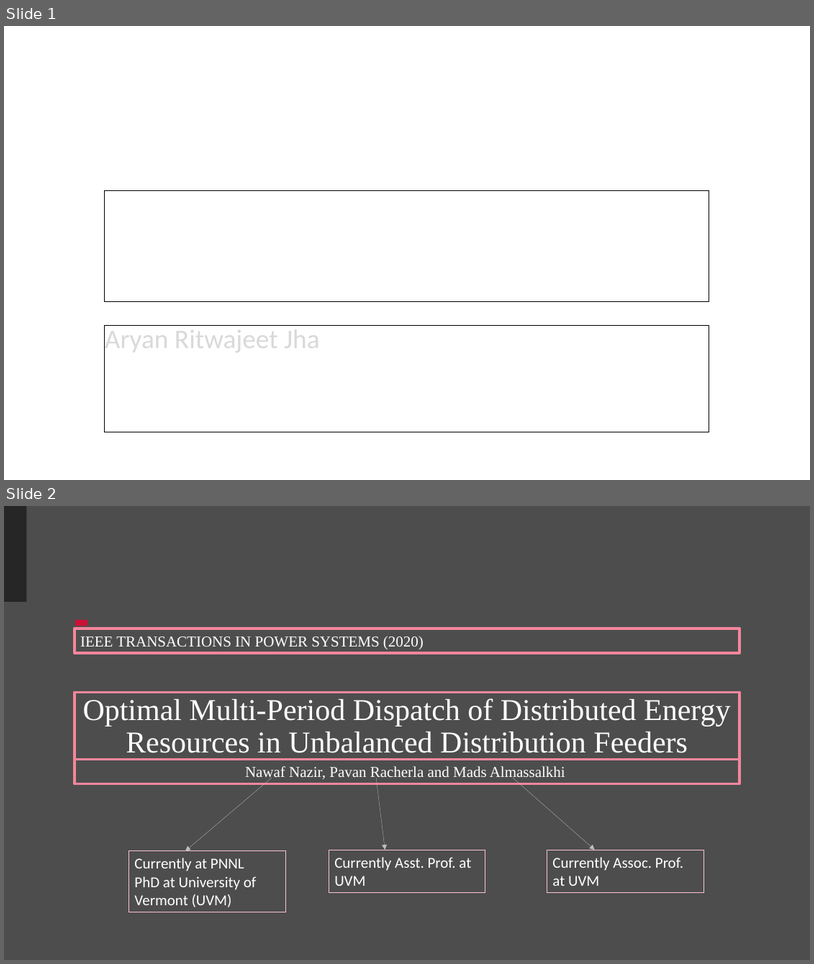
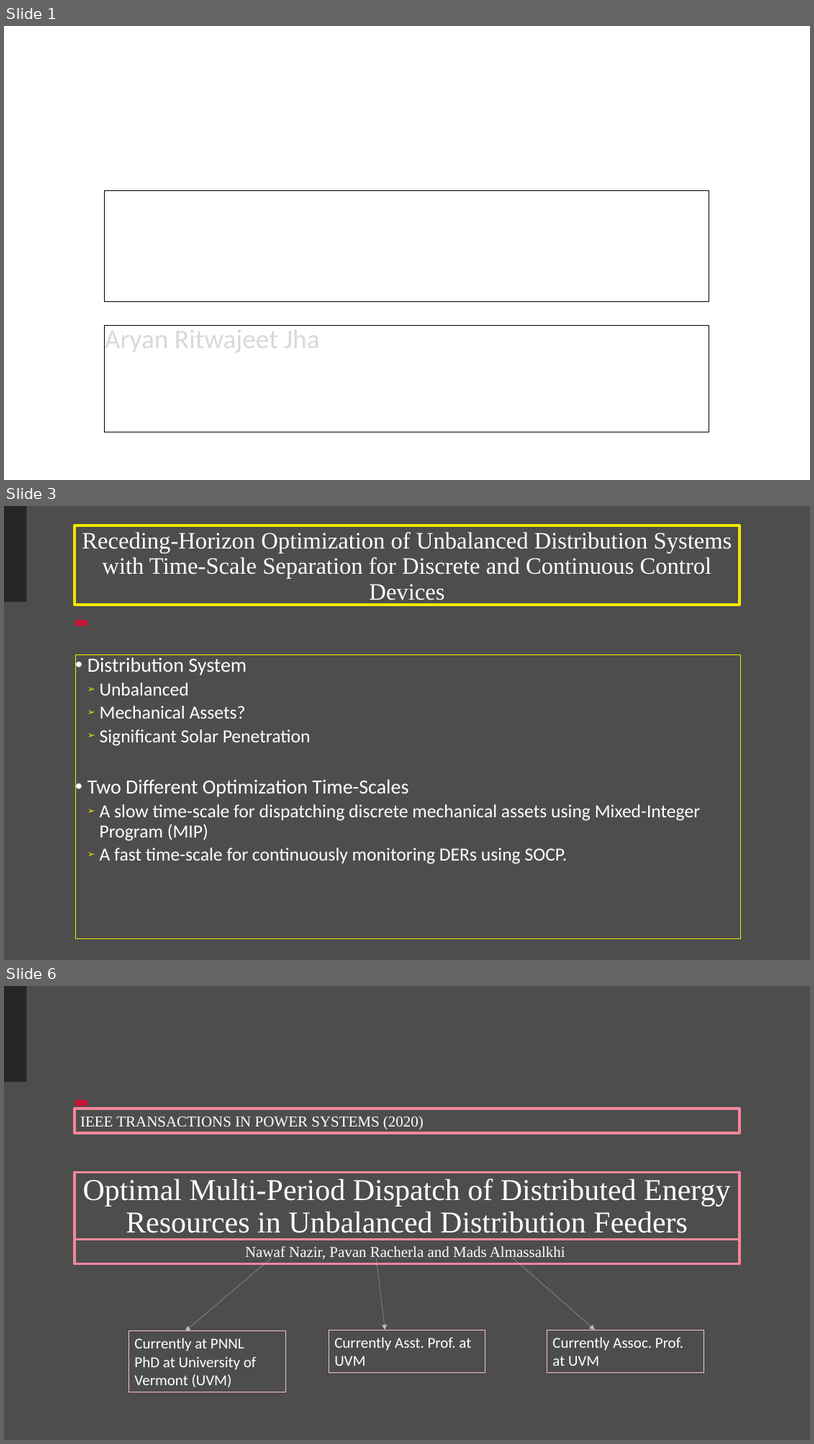
Before and after one commit to Realife-Brahmin/OriginalDocsHub, a slide deck: research_showcase/multiPeriodOptimization_aryan_ritwajeet_jha.pptx. Shown one above the other, each under a label of ours: slides 1 and 2 before the commit, slides 1, 3 and 6 after it; the slides between them are not shown. The pictures are 814x964 and 814x1444 pixels, drawn with LibreOffice and Linux fonts; fonts in the diff are those of the drawing; background and template pictures are left out. Boxes give left, top, right and bottom in pixels: in the first picture for what was removed or moved away, otherwise in the second. Text is boxed around its words. In the diff, an @@ line names an element or a change of style, - is before the commit and + after.

```diff
--- a/research_showcase/multiPeriodOptimization_aryan_ritwajeet_jha.pptx
+++ b/research_showcase/multiPeriodOptimization_aryan_ritwajeet_jha.pptx
@@ slide 3 added at box(4, 506, 810, 960), background #4D4D4D; not listed: 2 template elements that a slide beside it also shows @@
@@ title added at box(74, 525, 741, 605), outline #F3E700 3 pt, 28 pt, text #FFFFFF @@
+Receding-Horizon Optimization of Unbalanced Distribution Systems with Time-Scale Separation for Discrete and Continuous Control Devices
@@ text added at box(75, 655, 741, 939), outline #F3E700 0.75 pt, 22 pt, text #FFFFFF @@
+• Distribution System
+  ➢ Unbalanced
+  ➢ Mechanical Assets?
+  ➢ Significant Solar Penetration
+• Two Different Optimization Time-Scales
+  ➢ A slow time-scale for dispatching discrete mechanical assets using Mixed-Integer Program (MIP)
+  ➢ A fast time-scale for continuously monitoring DERs using SOCP.
@@ what was slide 2 is now slide 6 @@
```
Also in this commit, not shown: 1 slide changed, 4 other slides added.
